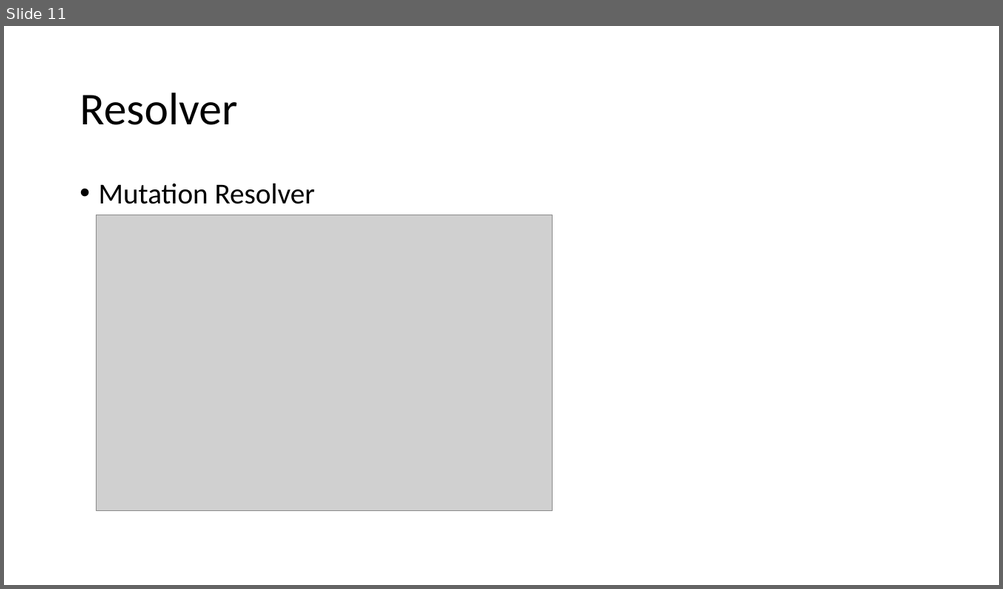
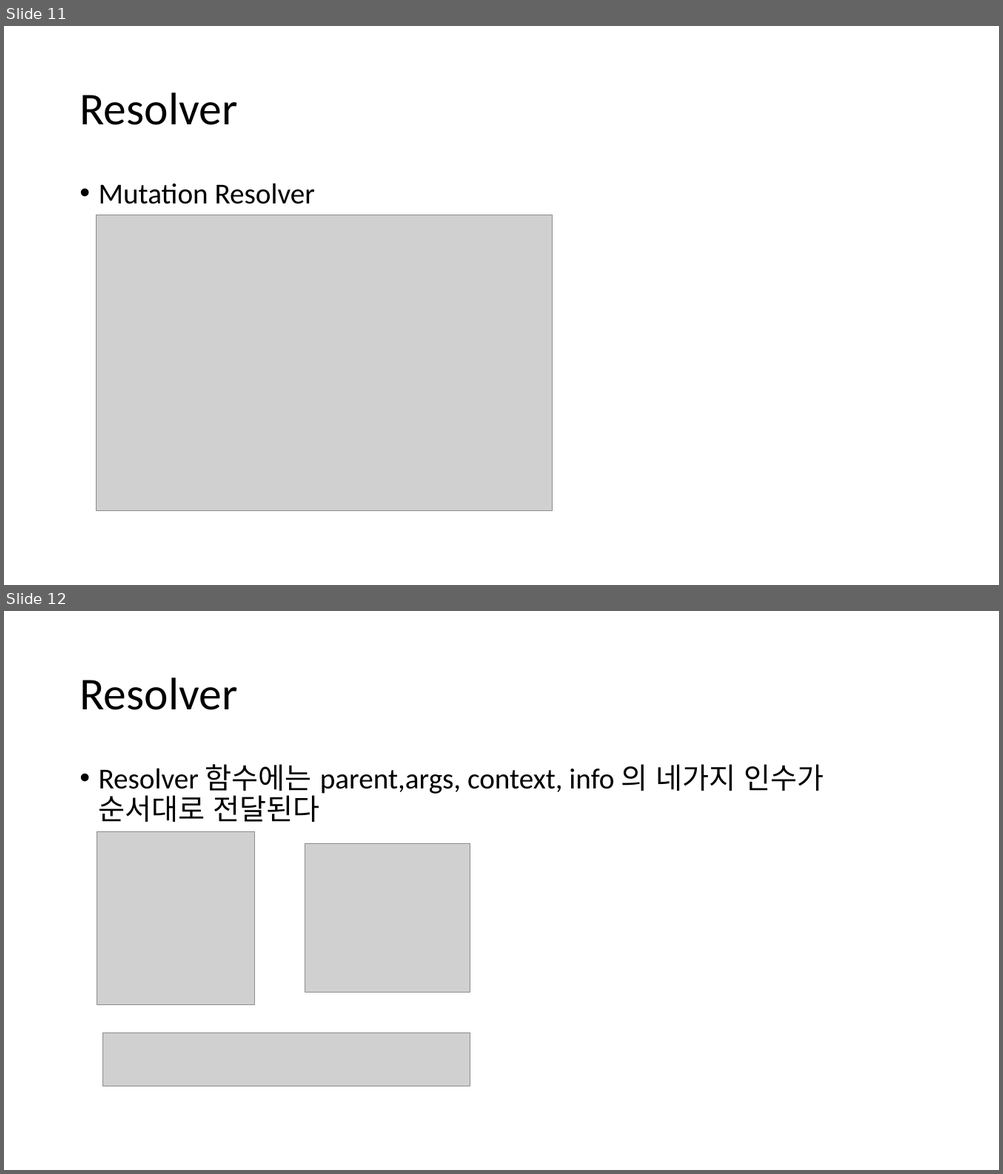
Before and after one commit to semetea/GraphQL_Basic, a slide deck: GraphQL.pptx. Shown one above the other, each under a label of ours: slide 11 before the commit, slides 11 and 12 after it. The pictures are 1003x589 and 1003x1174 pixels, drawn with LibreOffice and Linux fonts; fonts in the diff are those of the drawing; grey boxes stand for pictures. Boxes give left, top, right and bottom in pixels: in the first picture for what was removed or moved away, otherwise in the second. Text is boxed around its words. In the diff, an @@ line names an element or a change of style, - is before the commit and + after.

Commit message:
type resolver

```diff
--- a/GraphQL.pptx
+++ b/GraphQL.pptx
@@ slide 12 added at <box>4,611,999,1170</box>, background #FFFFFF @@
@@ title added at <box>79,678,237,710</box>, 44 pt, text #000000 @@
+Resolver
@@ text added at <box>99,764,823,822</box>, 28 pt, text #000000 @@
+• Resolver 함수에는 parent,args, context, info 의 네가지 인수가 순서대로 전달된다
@@ picture added at <box>96,832,254,1005</box> @@
@@ picture added at <box>305,844,470,993</box> @@
@@ picture added at <box>103,1034,470,1087</box> @@
```
Also in this commit, not shown: 1 other file.
